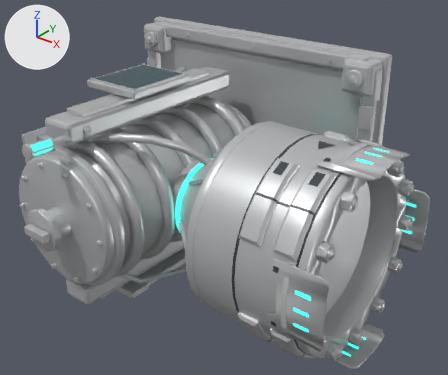
One commit to the OBJ model assets/models/SM_TeleporterFluidInput.obj: the scene before it, then after it.
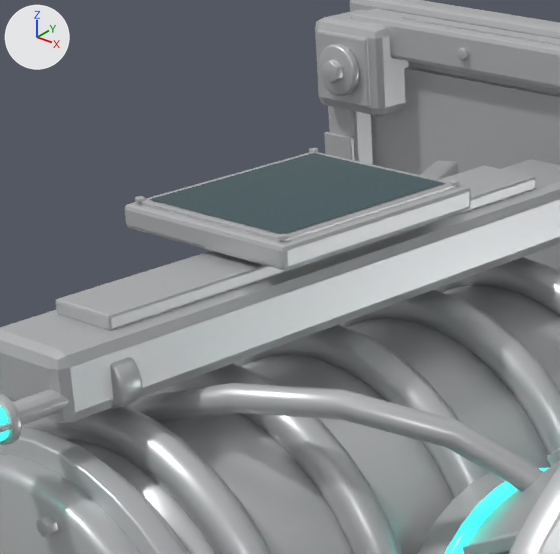
Each version is shown whole from a 50 mm lens placed at (427.0, -621.0, 299.0), pointed at (50.0, -150.0, 7.0), then close up on the part from 11% to 48% of the width and 5% to 49% of the height. The lights are fixed; the arrows at upper left show +X, +Y and +Z. The last two pictures show the newer version. Where no turn or scale is listed for an object, it has been applied to the vertices.

In view in the first close-up: 'SM_TeleporterFluidInput'.
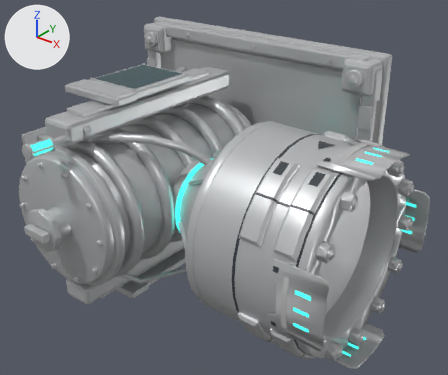
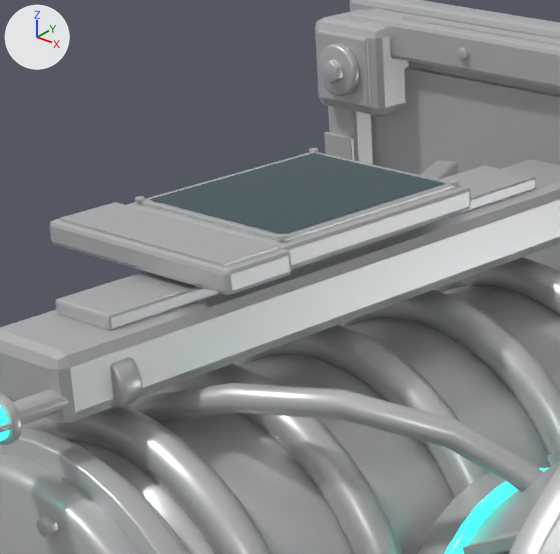
Pixel boxes (x1, y1, x2, y2) of what changed, in the close-ups (560 x 554 px):
```json
{"part": 1, "of": "me_sm_teleporterfluidinput", "change": "added", "after": [50, 219, 292, 295]}
{"part": 2, "of": "me_sm_teleporterfluidinput", "change": "added", "after": [60, 202, 279, 267]}
```

The change, as JSON lines over the scene's bpy script:
```json
{"block": "me_sm_teleporterfluidinput", "where": "# used by ob_sm_teleporterfluidinput; location = (0.0, 0.0, 0.0)"}
{"op": "remove", "block": "me_sm_teleporterfluidinput", "code": "me_sm_teleporterfluidinput.from_pydata(...)  # 15311 vertices, 29186 faces; spans x -180.0..248.0, y -334.0..0.0, z -140.0..140.0"}
{"op": "add", "block": "me_sm_teleporterfluidinput", "code": "me_sm_teleporterfluidinput.from_pydata(...)  # 15427 vertices, 29404 faces; spans x -180.0..248.0, y -334.0..0.0, z -140.0..140.0"}
{"block": "me_sm_teleporterfluidinput", "change": "me_sm_teleporterfluidinput part 1: the loose piece of 56 vertices spanning x -84.0..-12.0, y -213.0..-129.0, z 108.0..116.0 is copied, and the copy is scaled about its middle by (1.11, 0.294, 1), then moved by (0.0, -55.0, 0.0); it spans x -88.0..-8.0, y -239.0..-213.0, z 108.0..116.0"}
{"block": "me_sm_teleporterfluidinput", "change": "me_sm_teleporterfluidinput part 2: the loose piece of 56 vertices spanning x -80.0..-16.0, y -209.0..-132.0, z 115.0..117.0 is copied, and the copy is scaled about its middle by (1.13, 0.283, 0.7), then moved by (0.0, -55.0, 0.0); it spans x -84.0..-12.0, y -237.0..-215.0, z 116.0..117.0"}
{"block": "me_sm_teleporterfluidinput", "change": "other edits to the shape of me_sm_teleporterfluidinput do not show in these pictures"}
```
